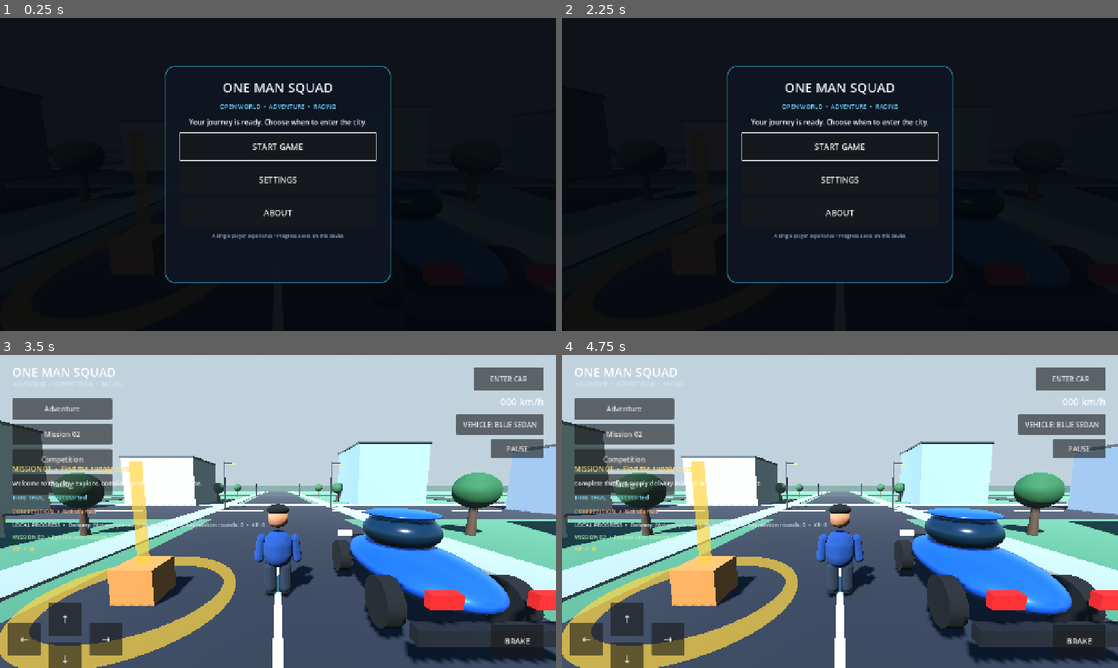
Above: before the commit, frames 1-4 (two rows, left to right).
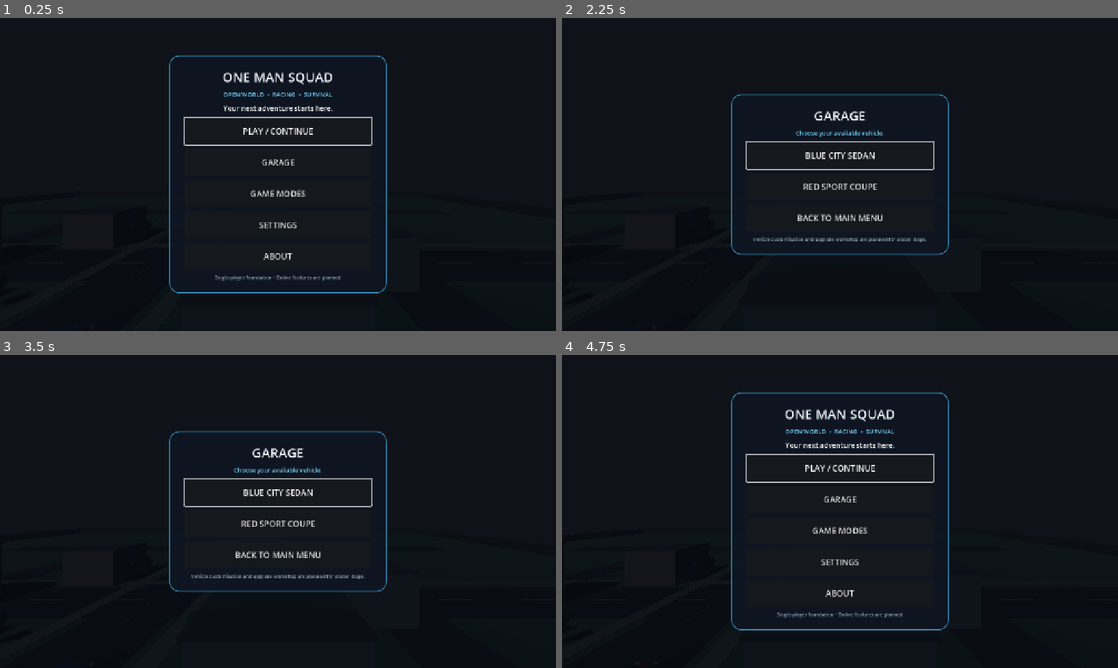
Above: after the commit, the same moments.

Repository: newgenerationnetwork617-ops/one-man-squad
Game: Godot game, scene res://scenes/main.tscn
Two runs of this game, one before a commit and one after it. Both use one fixed random seed, a clock stepped at 60 frames per second and the inputs below.
Inputs (mouse positions are in pixels of both pictures, inside the frame that each line leads up to):
- Up to frame 1 (0.25 s): no input
- Up to frame 2 (2.25 s): click "SETTINGS" at 0.5 s; click "BACK" (after the commit: "BACK TO MAIN MENU") at 1.25 s; click (840, 161) at 2 s, where only the run after the commit has a clickable "GARAGE"
- Up to frame 3 (3.5 s): click (278, 492) at 2.75 s, where only the run after the commit has a clickable "BLUE CITY SEDAN"
- Up to frame 4 (4.75 s): click "Adventure" (after the commit: "RED SPORT COUPE") at 3.5 s; click (840, 555) at 4.25 s, where only the run after the commit has a clickable "BACK TO MAIN MENU"

The runs differ from the first frame. In frame 1, 4.6% of the frame differs, in the area x 29-71%, y 11-88%; in frame 2, 4.3%; in frame 3, 97%, in the area x 0-100%, y 0-100%; in frame 4, 97%.

Commit message:
Rebuild responsive home, garage and mode menus

Diff:
--- a/scripts/main.gd
+++ b/scripts/main.gd
@@ -40,6 +40,7 @@
 var ui_canvas: CanvasLayer
 var hud_root: Control
 var home_overlay: Control
+var menu_camera: Camera3D
 var best_time_trial := 0.0
 var completed_competition_rounds := 0
 var records_label: Label
@@ -59,6 +60,7 @@
 	vehicle.set("look_sensitivity", saved_sensitivity)
 	_build_adventure_mission()
 	_build_interface()
+	_create_menu_camera()
 	_show_home_menu()
 
 func _process(delta: float) -> void:
@@ -79,6 +81,14 @@
 			competition_objectives.clear()
 			competition_label.text = "COMPETITION  •  ROUND OVER"
 			status_label.text = "Round over • You collected %d of 3 signals." % competition_collected
+
+func _create_menu_camera() -> void:
+	menu_camera = Camera3D.new()
+	menu_camera.name = "MenuCamera"
+	menu_camera.position = Vector3(18.0, 13.0, 22.0)
+	menu_camera.look_at(Vector3(0.0, 1.0, -8.0), Vector3.UP)
+	menu_camera.current = true
+	add_child(menu_camera)
 
 func _build_environment() -> void:
 	var world_environment := WorldEnvironment.new()
@@ -534,6 +544,8 @@
 		player.visible = false
 		player.get_node("CollisionShape3D").set_deferred("disabled", true)
 		player.get_node("CameraPivot/Camera3D").current = false
+		if is_instance_valid(menu_camera):
+			menu_camera.current = false
 		vehicle.get_node("CameraPivot/Camera3D").current = true
 		vehicle.set_physics_process(true)
 		drive_button.text = "EXIT CAR"
@@ -545,6 +557,8 @@
 		player.visible = true
 		player.get_node("CollisionShape3D").set_deferred("disabled", false)
 		player.get_node("CameraPivot/Camera3D").current = true
+		if is_instance_valid(menu_camera):
+			menu_camera.current = false
 		vehicle.get_node("CameraPivot/Camera3D").current = false
 		vehicle.set_physics_process(false)
 		vehicle.velocity = Vector3.ZERO
@@ -774,8 +788,8 @@
 		pause_panel.queue_free()
 	pause_panel = null
 	get_tree().paused = true
-	if hud_root != null:
-		hud_root.visible = false
+	if is_instance_valid(menu_camera):
+		menu_camera.current = true
 	_build_home_screen("home")
 
 func _show_settings_screen() -> void:
@@ -783,28 +797,78 @@
 
 func _show_about_screen() -> void:
 	_build_home_screen("about")
+
+func _show_garage_screen() -> void:
+	_build_home_screen("garage")
+
+func _show_modes_screen() -> void:
+	_build_home_screen("modes")
 
 func _build_home_screen(screen: String) -> void:
 	if home_overlay != null and is_instance_valid(home_overlay):
 		home_overlay.queue_free()
 	home_overlay = _create_fullscreen_menu_overlay()
-	var panel := _create_menu_panel(home_overlay, Vector2(520, 500))
+	var safe_area := MarginContainer.new()
+	safe_area.set_anchors_and_offsets_preset(Control.PRESET_FULL_RECT)
+	safe_area.add_theme_constant_override("margin_left", 24)
+	safe_area.add_theme_constant_override("margin_right", 24)
+	safe_area.add_theme_constant_override("margin_top", 20)
+	safe_area.add_theme_constant_override("margin_bottom", 20)
+	home_overlay.add_child(safe_area)
+	var center := CenterContainer.new()
+	center.size_flags_horizontal = Control.SIZE_EXPAND_FILL
+	center.size_flags_vertical = Control.SIZE_EXPAND_FILL
+	safe_area.add_child(center)
+	var panel := _create_menu_panel(home_overlay, Vector2(500, 0))
+	# Reparent the panel into the responsive center container.
+	var old_center := panel.get_parent()
+	old_center.remove_child(panel)
+	old_center.queue_free()
+	center.add_child(panel)
+	panel.size_flags_horizontal = Control.SIZE_SHRINK_CENTER
+	panel.size_flags_vertical = Control.SIZE_SHRINK_CENTER
 	var menu := VBoxContainer.new()
-	menu.add_theme_constant_override("separation", 14)
+	menu.add_theme_constant_override("separation", 10)
 	panel.add_child(menu)
 	if screen == "home":
-		_add_menu_heading(menu, "ONE MAN SQUAD", "OPEN WORLD  •  ADVENTURE  •  RACING")
+		_add_menu_heading(menu, "ONE MAN SQUAD", "OPEN WORLD  •  RACING  •  SURVIVAL")
 		var welcome := Label.new()
-		welcome.text = "Your journey is ready. Choose when to enter the city."
+		welcome.text = "Your next adventure starts here."
 		welcome.horizontal_alignment = HORIZONTAL_ALIGNMENT_CENTER
 		welcome.autowrap_mode = TextServer.AUTOWRAP_WORD_SMART
 		menu.add_child(welcome)
-		_add_menu_button(menu, "CONTINUE" if mission_completed or mission_two_completed or total_xp > 0 else "START GAME", _enter_game)
+		_add_menu_button(menu, "PLAY / CONTINUE", _enter_game)
+		_add_menu_button(menu, "GARAGE", _show_garage_screen)
+		_add_menu_button(menu, "GAME MODES", _show_modes_screen)
 		_add_menu_button(menu, "SETTINGS", _show_settings_screen)
 		_add_menu_button(menu, "ABOUT", _show_about_screen)
-		_add_menu_footer(menu, "A single-player experience • Progress saves on this device")
+		_add_menu_footer(menu, "Single-player foundation • Online features are planned")
+	elif screen == "garage":
+		_add_menu_heading(menu, "GARAGE", "Choose your available vehicle.")
+		_add_menu_button(menu, "BLUE CITY SEDAN", func() -> void: _select_garage_vehicle(0))
+		_add_menu_button(menu, "RED SPORT COUPE", func() -> void: _select_garage_vehicle(1))
+		_add_menu_button(menu, "BACK TO MAIN MENU", _show_home_menu)
+		_add_menu_footer(menu, "Vehicle customisation and upgrade workshop are planned for a later stage.")
+	elif screen == "modes":
+		_add_menu_heading(menu, "GAME MODES", "Choose an available experience.")
+		_add_menu_button(menu, "OPEN WORLD — AVAILABLE", _enter_game)
+		_add_menu_button(menu, "TIME TRIAL — AVAILABLE", func() -> void:
+			_enter_game()
+			status_label.text = "Enter a vehicle and choose Racing to begin the time trial."
+		)
+		var survival_note := Label.new()
+		survival_note.text = "SURVIVAL ZONE — PLANNED"
+		survival_note.horizontal_alignment = HORIZONTAL_ALIGNMENT_CENTER
+		survival_note.add_theme_color_override("font_color", Color(1.0, 0.76, 0.4))
+		menu.add_child(survival_note)
+		var online_note := Label.new()
+		online_note.text = "ONLINE MULTIPLAYER — PLANNED"
+		online_note.horizontal_alignment = HORIZONTAL_ALIGNMENT_CENTER
+		online_note.add_theme_color_override("font_color", Color(1.0, 0.76, 0.4))
+		menu.add_child(online_note)
+		_add_menu_button(menu, "BACK TO MAIN MENU", _show_home_menu)
 	elif screen == "settings":
-		_add_menu_heading(menu, "SETTINGS", "Adjust the touch camera response.")
+		_add_menu_heading(menu, "SETTINGS", "Adjust camera response.")
 		var sensitivity_label := Label.new()
 		sensitivity_label.text = "Camera sensitivity"
 		sensitivity_label.horizontal_alignment = HORIZONTAL_ALIGNMENT_CENTER
@@ -814,19 +878,36 @@
 		sensitivity.max_value = 0.012
 		sensitivity.step = 0.001
 		sensitivity.value = float(save_config.get_value("settings", "camera_sensitivity", 0.006))
-		sensitivity.custom_minimum_size = Vector2(360, 42)
+		sensitivity.custom_minimum_size = Vector2(340, 42)
 		sensitivity.value_changed.connect(_set_camera_sensitivity)
 		menu.add_child(sensitivity)
-		_add_menu_button(menu, "BACK", _show_home_menu)
+		_add_menu_button(menu, "BACK TO MAIN MENU", _show_home_menu)
 	elif screen == "about":
-		_add_menu_heading(menu, "ABOUT THE GAME", "A growing offline-first 3D adventure prototype.")
+		_add_menu_heading(menu, "ABOUT ONE MAN SQUAD", "An expanding open-world action and racing project.")
 		var about_text := Label.new()
-		about_text.text = "Explore the starter district, complete delivery missions, collect XP, and try the time trial. More locations and activities will be added in later updates."
+		about_text.text = "This build is the foundation stage. Open-world exploration and time trial are playable prototypes. Survival, online multiplayer, equipment workshop and expanded racing are not implemented yet."
 		about_text.autowrap_mode = TextServer.AUTOWRAP_WORD_SMART
 		about_text.horizontal_alignment = HORIZONTAL_ALIGNMENT_CENTER
 		menu.add_child(about_text)
-		_add_menu_button(menu, "BACK", _show_home_menu)
+		_add_menu_button(menu, "BACK TO MAIN MENU", _show_home_menu)
 	resume_menu_focus(menu)
+
+func _select_garage_vehicle(target_variant: int) -> void:
+	if is_driving:
+		return
+	if target_variant == vehicle_variant:
+		_build_home_screen("garage")
+		return
+	var parked_transform := vehicle.global_transform
+	vehicle.queue_free()
+	vehicle_variant = target_variant
+	var next_scene := SPORT_CAR_SCENE if vehicle_variant == 1 else CAR_SCENE
+	vehicle = next_scene.instantiate() as CharacterBody3D
+	add_child(vehicle)
+	vehicle.global_transform = parked_transform
+	vehicle.set_physics_process(false)
+	vehicle.set("look_sensitivity", float(save_config.get_value("settings", "camera_sensitivity", 0.006)))
+	_build_home_screen("garage")
 
 func _enter_game() -> void:
 	if home_overlay != null and is_instance_valid(home_overlay):
@@ -835,6 +916,10 @@
 	if hud_root != null:
 		hud_root.visible = true
 	get_tree().paused = false
+	if is_instance_valid(menu_camera):
+		menu_camera.current = false
+	if is_instance_valid(player) and not is_driving:
+		player.get_node("CameraPivot/Camera3D").current = true
 	if is_instance_valid(status_label):
 		status_label.text = "Welcome to the city • Explore, complete missions, or start a race."
 
